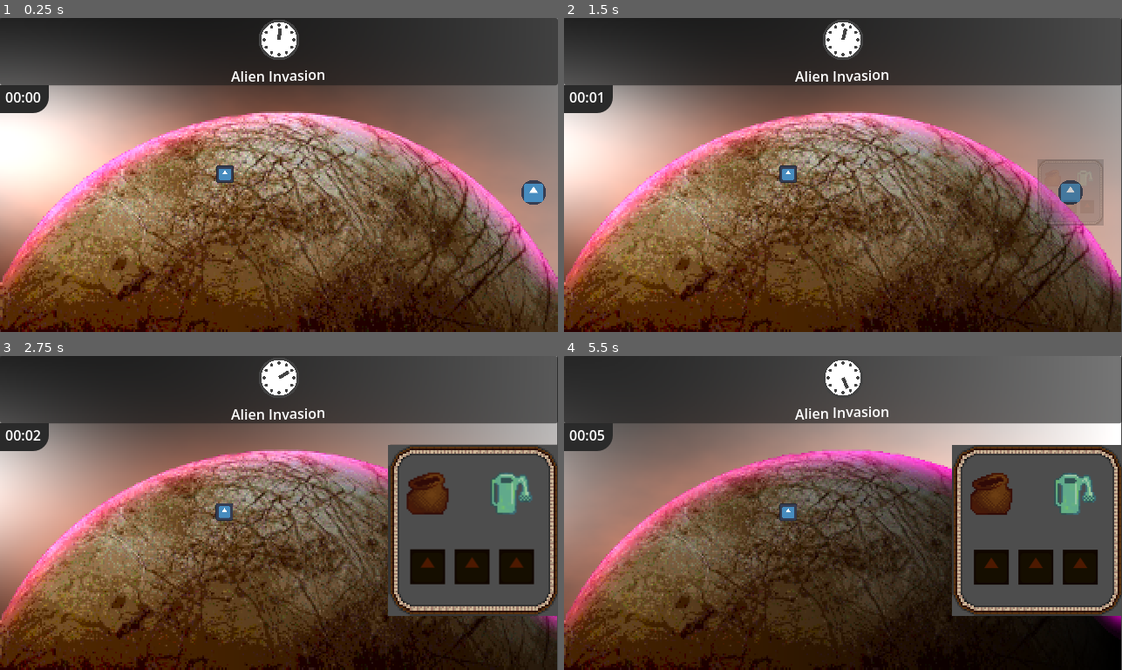
Above: before the commit, frames 1-4 (two rows, left to right).
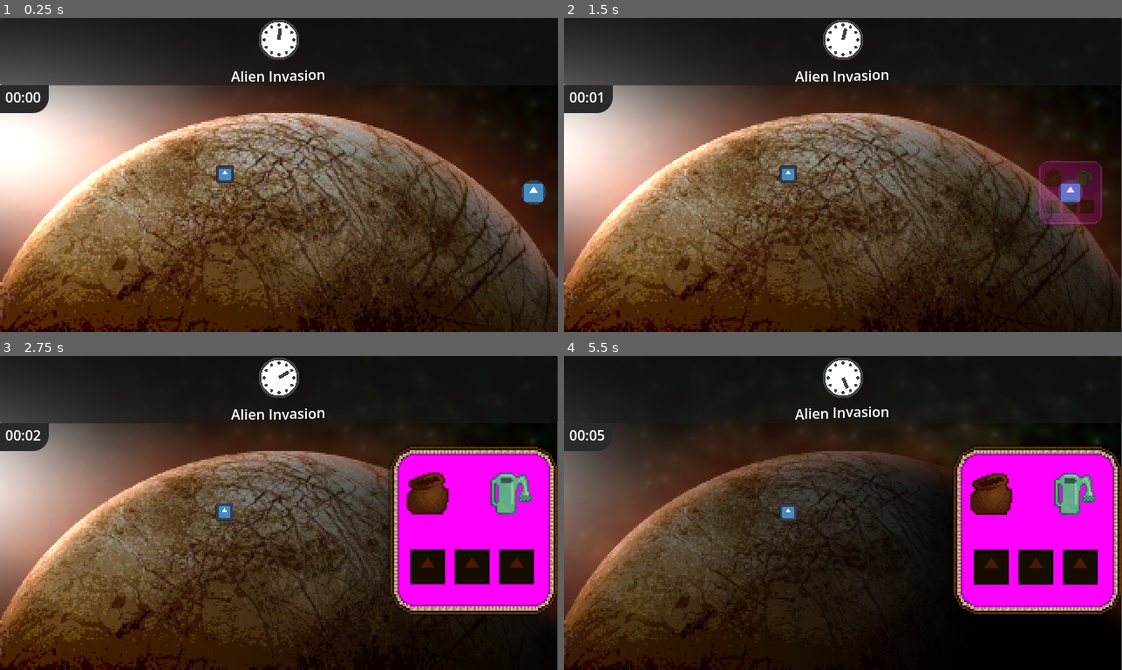
Above: after the commit, the same moments.

Repository: RedBlueCarrots/GMTK-2026
Game: Godot game, scene res://Scenes/main.tscn
Same seed, same stepped clock (60 frames per second), same inputs: the game is played once before the commit and once after it. The engine's default icon, where the game draws it, is replaced by a stand-in: a white triangle on a blue panel in a dark square.
Inputs (mouse positions are in pixels of both pictures, inside the frame that each line leads up to):
- Up to frame 1 (0.25 s): no input
- Up to frame 2 (1.5 s): move the mouse to (787, 175) at 0.52 s; click (787, 175) at 0.6 s; move the mouse to (1099, 193) at 1.27 s; click (1099, 193) at 1.35 s
- Up to frame 3 (2.75 s): move the mouse to (429, 566) at 2.02 s; click (429, 566) at 2.1 s
- Up to frame 4 (5.5 s): move the mouse to (1038, 566) at 2.77 s; click (1038, 566) at 2.85 s; tap Enter at 3.5 s; move the mouse to (1082, 566) at 3.52 s; click (1082, 566) at 3.6 s; move the mouse to (993, 494) at 4.27 s; click (993, 494) at 4.35 s; move the mouse to (1077, 494) at 5.02 s; click (1077, 494) at 5.1 s

The runs differ from the first frame. In frame 1, 38% of the frame differs, in the area x 0-100%, y 0-100%; in frame 2, 47%; in frame 3, 53%; in frame 4, 70%, in the area x 0-100%, y 0-99%.

Commit message:
popup border

Diff:
--- a/Scenes/event.tscn
+++ b/Scenes/event.tscn
@@ -3,13 +3,23 @@
 [ext_resource type="Texture2D" uid="uid://dca68y1jkcq76" path="res://icon.svg" id="1_dww88"]
 [ext_resource type="Script" uid="uid://cymd00pl6hvlw" path="res://Scripts/event.gd" id="1_pn77i"]
 [ext_resource type="Shader" uid="uid://mf7y06ytbp50" path="res://Scripts/Shaders/circle.gdshader" id="1_u37vb"]
+[ext_resource type="Shader" uid="uid://bvetwepbd13i6" path="res://Scripts/Shaders/eventborder.gdshader" id="4_efmpf"]
 [ext_resource type="Texture2D" uid="uid://ctbyfv4h8filk" path="res://Assets/Art/popup_outline.png" id="4_pn77i"]
+[ext_resource type="Texture2D" uid="uid://dy0qk7kbsc4am" path="res://Assets/Art/popup_outline_mask.png" id="5_sg3nx"]
+[ext_resource type="PackedScene" uid="uid://cxvig8wmkgknd" path="res://Scenes/starvation_minigame.tscn" id="6_txmnl"]
 
 [sub_resource type="ShaderMaterial" id="ShaderMaterial_27o3k"]
 shader = ExtResource("1_u37vb")
 
 [sub_resource type="CircleShape2D" id="CircleShape2D_rmeow"]
 radius = 14.035668
+
+[sub_resource type="ShaderMaterial" id="ShaderMaterial_lgb6v"]
+shader = ExtResource("4_efmpf")
+
+[sub_resource type="ShaderMaterial" id="ShaderMaterial_efmpf"]
+shader = ExtResource("4_efmpf")
+shader_parameter/MASK = ExtResource("5_sg3nx")
 
 [sub_resource type="Animation" id="Animation_27o3k"]
 resource_name = "FadeIn"
@@ -245,6 +255,8 @@
 
 [node name="Panel" type="Panel" parent="." unique_id=65183625]
 modulate = Color(1, 1, 1, 0)
+self_modulate = Color(1, 1, 1, 0)
+material = SubResource("ShaderMaterial_lgb6v")
 custom_minimum_size = Vector2(196, 196)
 custom_maximum_size = Vector2(196, 196)
 offset_right = 40.0
@@ -255,6 +267,7 @@
 offset_transform_visual_only = false
 
 [node name="SubViewportContainer" type="SubViewportContainer" parent="Panel" unique_id=306134140]
+material = SubResource("ShaderMaterial_efmpf")
 clip_contents = true
 layout_mode = 1
 anchors_preset = 15
@@ -265,6 +278,7 @@
 stretch = true
 
 [node name="SubViewport" type="SubViewport" parent="Panel/SubViewportContainer" unique_id=222248619]
+transparent_bg = true
 handle_input_locally = false
 physics_object_picking = true
 size = Vector2i(196, 196)
@@ -272,6 +286,9 @@
 
 [node name="SceneSlot" type="Node2D" parent="Panel/SubViewportContainer/SubViewport" unique_id=900952312]
 z_index = 100
+material = SubResource("ShaderMaterial_efmpf")
+
+[node name="Starvation" parent="Panel/SubViewportContainer/SubViewport/SceneSlot" unique_id=1163763382 instance=ExtResource("6_txmnl")]
 
 [node name="Border" type="TextureRect" parent="Panel" unique_id=233669783]
 texture_filter = 1
--- a/Scripts/Shaders/background.tres
+++ b/Scripts/Shaders/background.tres
@@ -3,6 +3,7 @@
 [ext_resource type="Shader" uid="uid://cauera5g72p76" path="res://Scripts/background.gdshader" id="1_t06cq"]
 [ext_resource type="Texture2D" uid="uid://bfjyag38y0rdu" path="res://Assets/Art/europa.png" id="2_v000f"]
 [ext_resource type="Texture2D" uid="uid://q1soj5ej5v3g" path="res://Assets/Art/mask.png" id="3_ayi13"]
+[ext_resource type="Texture2D" uid="uid://bmxya4ets8t2o" path="res://Assets/Art/stars.png" id="4_lgb6v"]
 
 [sub_resource type="Gradient" id="Gradient_ynf5e"]
 
@@ -18,6 +19,7 @@
 shader_parameter/EUROPA = ExtResource("2_v000f")
 shader_parameter/MASK = ExtResource("3_ayi13")
 shader_parameter/NOISE = SubResource("NoiseTexture2D_6bp64")
-shader_parameter/windSpeed = 1.0
+shader_parameter/STARS = ExtResource("4_lgb6v")
+shader_parameter/windSpeed = 0.2
 shader_parameter/rpm = 1.0
 shader_parameter/resolution = Vector2(320, 180)
--- /dev/null
+++ b/Scripts/Shaders/eventborder.gdshader
@@ -0,0 +1,20 @@
+shader_type canvas_item;
+
+uniform sampler2D MASK;
+
+void vertex() {
+	// Called for every vertex the material is visible on.
+}
+
+void fragment() {
+	vec4 mask = texture(MASK, UV);
+	if (mask == vec4(0., 0., 0., 1.)) {
+		COLOR.a = 0.0;
+	}
+
+}
+
+//void light() {
+//	// Called for every pixel for every light affecting the CanvasItem.
+//	// Uncomment to replace the default light processing function with this one.
+//}
--- a/Scripts/background.gdshader
+++ b/Scripts/background.gdshader
@@ -3,7 +3,9 @@
 uniform sampler2D EUROPA;
 uniform sampler2D MASK;
 uniform sampler2D NOISE;
-uniform sampler2D NIGHT;
+uniform sampler2D STARS;
+uniform sampler2D LIGHTS;
+uniform sampler2D UI;
 
 uniform float windSpeed = 1;
 uniform float rpm = 1;
@@ -30,22 +32,28 @@
     vec4 europa = texture(EUROPA, iuv);
     vec4 mask = texture(MASK, iuv);
     vec4 noise = texture(NOISE, fract(iuv + vec2((TIME + sin(TIME + UV.x) / 2.) * windSpeed,  sin(TIME + UV.y) * windSpeed / 2.)));
-    vec4 night = texture(NIGHT, iuv);
+    vec4 stars = texture(STARS, iuv);
+    vec4 lights = texture(LIGHTS, iuv);
+    vec4 ui = texture(UI, iuv);
 
-    float sunlight = cos(TIME * 2. * PI * rpm / 60. + iuv.x);
+    ui = vec4(0.);
+    lights = vec4(0.);
 
-    vec4 lights = vec4(0.);
+    float sunlight = cos(TIME * 2. * PI * rpm / 60. + iuv.x + 0.25);
 
     vec2 sunRelPos = iuv - vec2(tan(- TIME * PI * rpm / 60.), 0.4);
     float sunRadial = dot(sunRelPos, sunRelPos);
     float sunIntensity = 1. - sunRadial;
 
-    vec4 sunLayer = max(mask * pow(sunIntensity, 10), vec4(vec3(0),1));
-    vec4 europaLayer = europa * (sunlight + (1. - sunlight) * lights);
-    vec4 atmosphereLayer = mask * vec4(1, 0.4, 0.2, 1) * (noise * 0.25 + vec4(vec3(0.75), 1)) * pow(atmosphereIntensity, 4) * (1. + sunlight);
-    vec4 nightLayer = mask * night * (1. - sunlight);
+    vec4 sunLayer = max(vec4(mask.x) * pow(sunIntensity, 10), vec4(0));
+    vec4 europaLayer = (1. - mask.y) * max(europa * sunlight, europa * (lights * (1. - sunlight)));
+    vec4 atmosphereLayer = max(mask.x * vec4(1, 0.4, 0.2, 1) * (noise * 0.25 + vec4(vec3(0.75), 1)) * pow(atmosphereIntensity, 4) * (1. + sunlight), vec4(0));
+    vec4 starLayer = mask.y * stars * (1. - sunlight);
 
-    COLOR = vec4(vec3(0), 1000) + sunLayer + europaLayer + atmosphereLayer + nightLayer;
+    COLOR = max((sunLayer + europaLayer + atmosphereLayer + starLayer) * (1. - ui.w) + ui, vec4(vec3(0), 1));
+    //COLOR = max(europaLayer, vec4(vec3(0.), 1.));
+    //europa.w = max(europa.w, 1.);
+    //COLOR = europa;
 }
 
 void light() {
--- a/Scripts/minigame_outline.gd
+++ b/Scripts/minigame_outline.gd
@@ -3,7 +3,7 @@
 
 # Called when the node enters the scene tree for the first time.
 func _ready() -> void:
-	visible = false
+	visible = !false
 
 
 # Called every frame. 'delta' is the elapsed time since the previous frame.
Binary file changed: Assets/Art/popup_outline.png
Binary file added: Assets/Art/popup_outline_mask.png
Not shown, added: Assets/Art/popup_outline_mask.png.import
Not shown, added: Scripts/Shaders/eventborder.gdshader.uid
